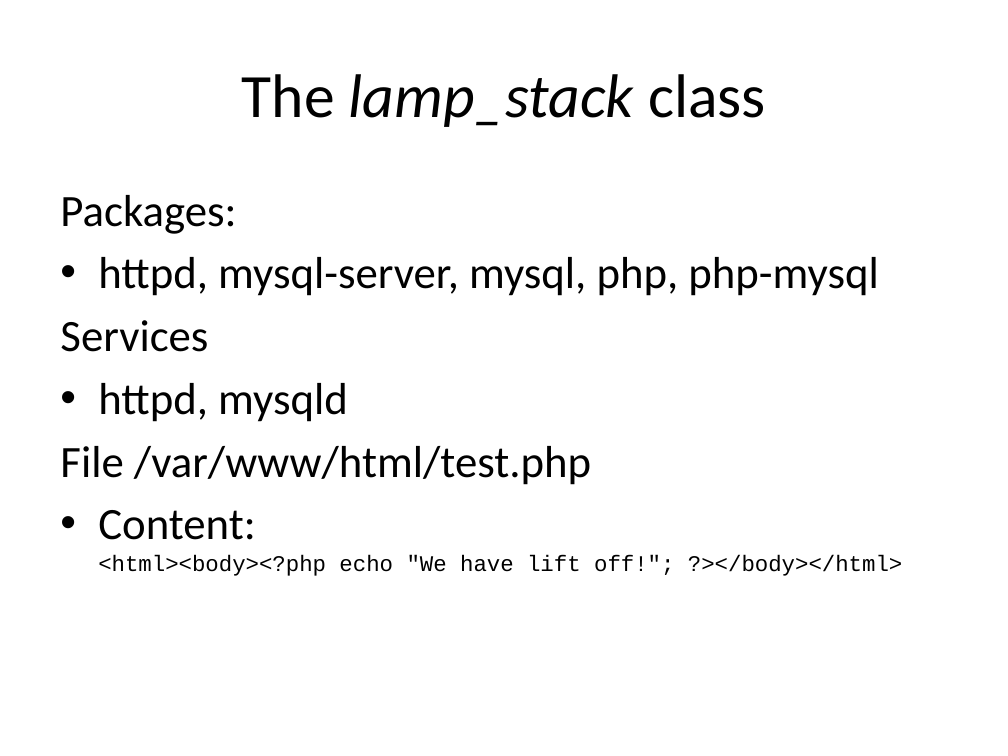
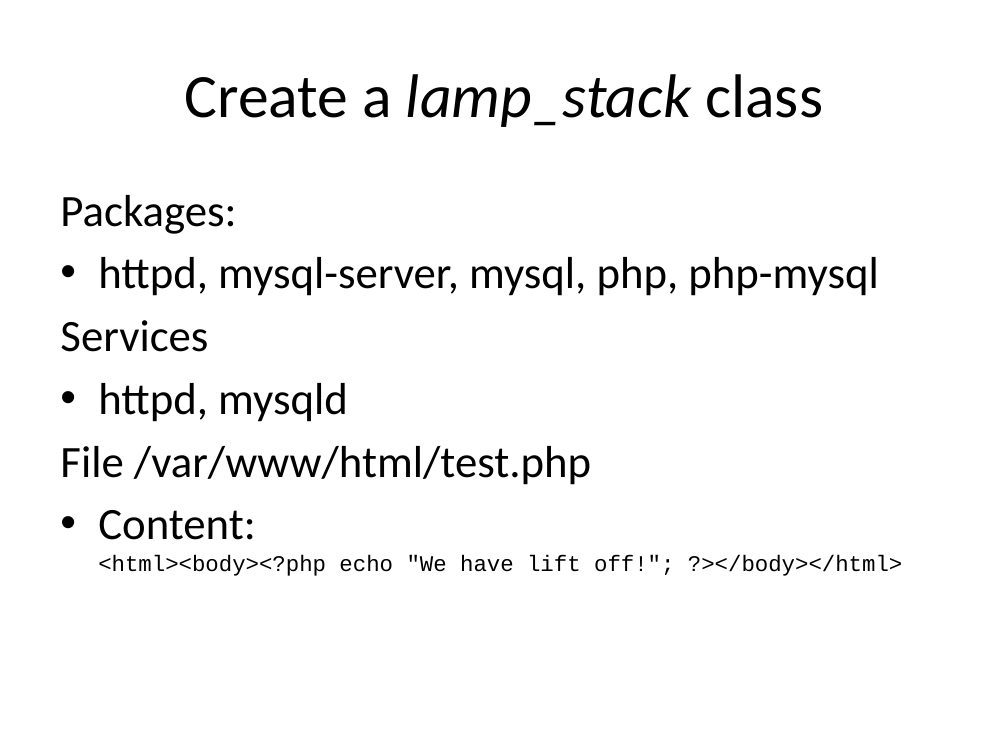
Before and after one commit to andeemarks/xconf-sydney-2014-workshops, a slide deck: slide 17 of 01-provision/xconf-sydney-2014-provision.pptx (slide 14 before the commit). Drawn at 1008x756 pixels with LibreOffice and Linux fonts; fonts in the diff are those of the drawing. Boxes give left, top, right and bottom in pixels: in the first picture for what was removed or moved away, otherwise in the second. Text is boxed around its words. In the diff, an @@ line names an element or a change of style, - is before the commit and + after.

```diff
--- a/01-provision/xconf-sydney-2014-provision.pptx
+++ b/01-provision/xconf-sydney-2014-provision.pptx
@@ title at [185,74,823,127]: text changed; italic off @@
-The lamp_stack class
+Create a lamp_stack class
```
Also in this commit, not shown: 4 other slides changed, 10 slides added.
